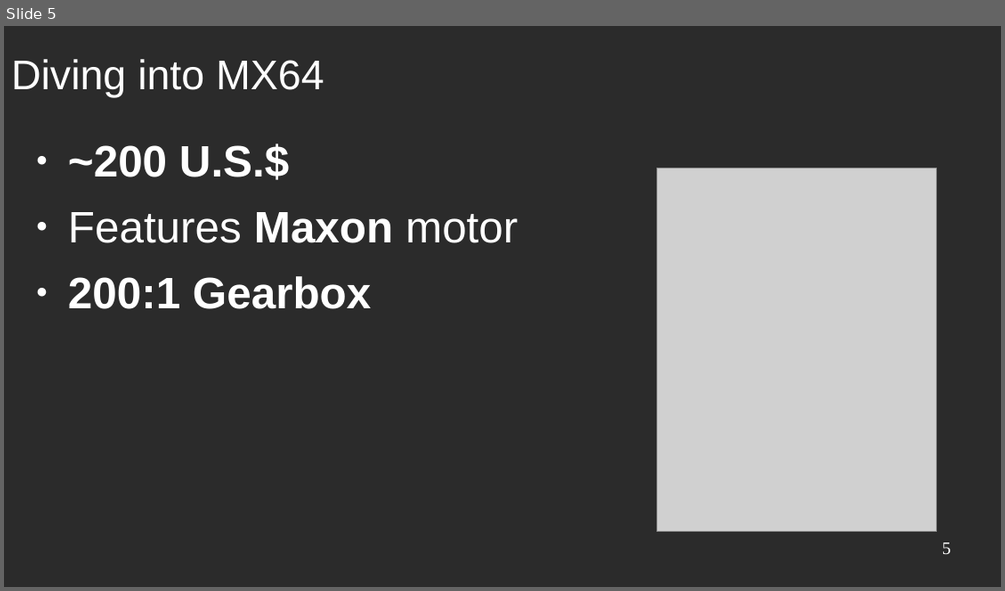
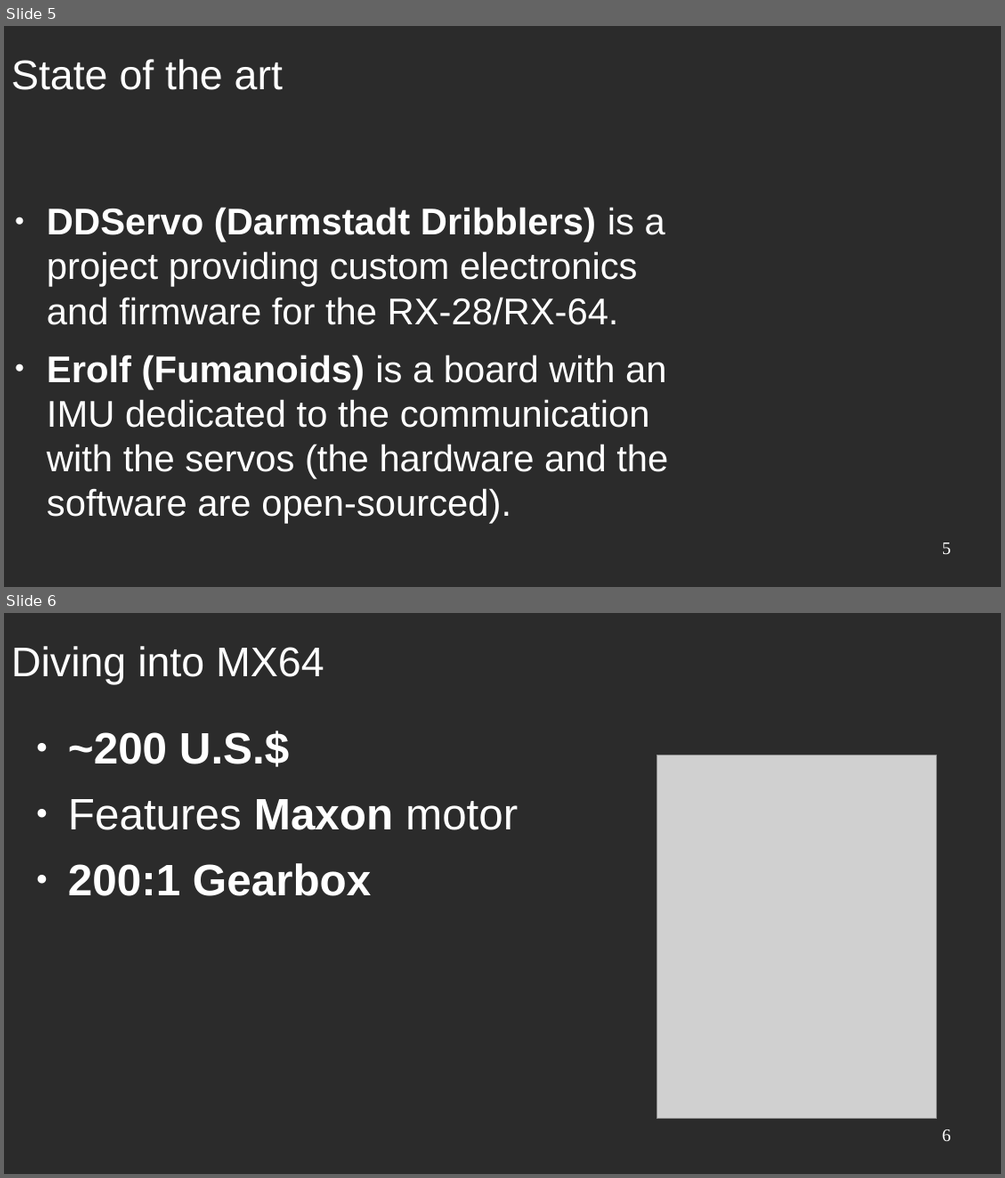
Before and after one commit to RhobanProject/Dynaban, a slide deck: docs/presentation.odp. Shown one above the other, each under a label of ours: slide 5 before the commit, slides 5 and 6 after it. The pictures are 1005x591 and 1005x1178 pixels, drawn with LibreOffice and Linux fonts; fonts in the diff are those of the drawing; grey boxes stand for pictures; background and template pictures are left out; a plain dark background stands for a picture behind light text. Boxes give left, top, right and bottom in pixels: in the first picture for what was removed or moved away, otherwise in the second. Text is boxed around its words. In the diff, an @@ line names an element or a change of style, - is before the commit and + after.

```diff
--- a/docs/presentation.odp
+++ b/docs/presentation.odp
@@ slide 5 added at (x1=4, y1=26, x2=1001, y2=587), background picture (left out) @@
@@ title added at (x1=11, y1=59, x2=283, y2=90), 33 pt, text #FFFFFF @@
+State of the art
@@ text added at (x1=47, y1=207, x2=668, y2=524), 29.6 pt, text #FFFFFF @@
+● DDServo (Darmstadt Dribblers) is a project providing custom electronics and firmware for the RX-28/RX-64.
+● Erolf (Fumanoids) is a board with an IMU dedicated to the communication with the servos (the hardware and the software are open-sourced).
@@ page number added at (x1=942, y1=542, x2=951, y2=554), 14 pt, text #FFFFFF @@
+5
@@ what was slide 5 is now slide 6 @@
@@ page number at (x1=942, y1=1129, x2=951, y2=1141): text changed @@
-5
+6
```
Also in this commit, not shown: 5 slides changed, 1 other slide added, 1 slide removed, 5 other files.
